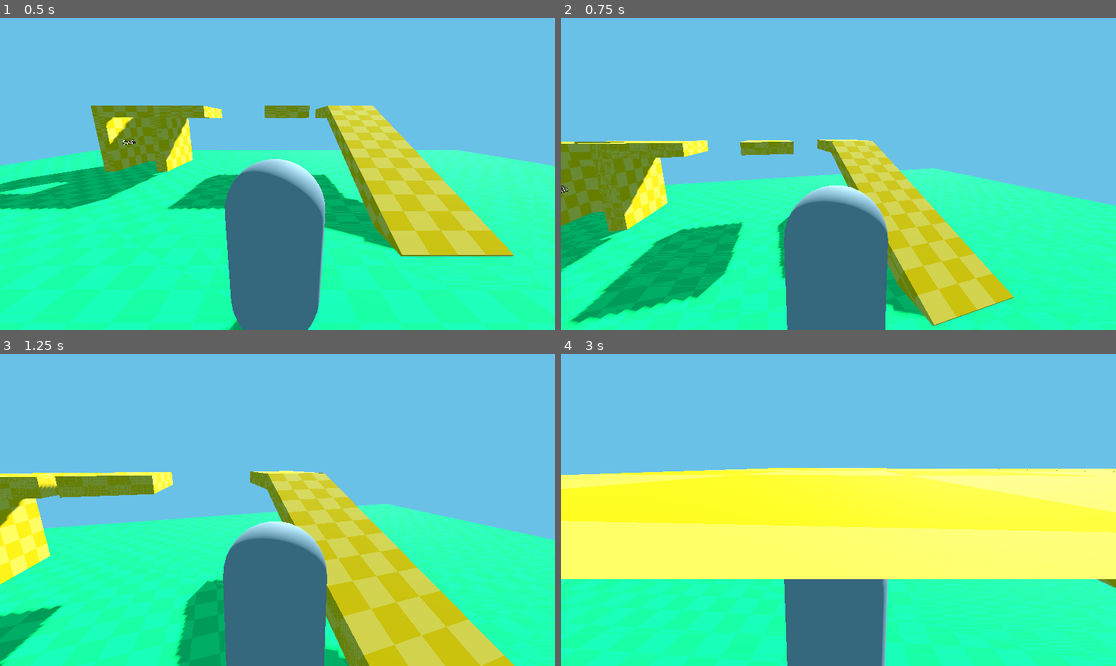
Above: before the commit, frames 1-4 (two rows, left to right).
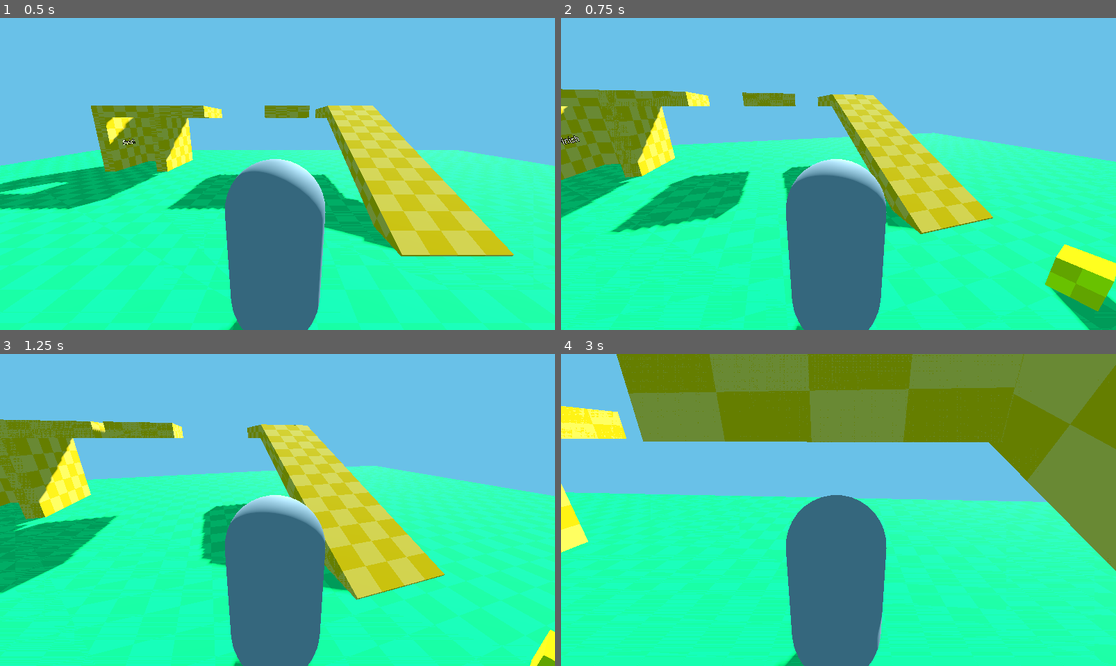
Above: after the commit, the same moments.

Repository: wagenrace/return-to-sender
Game: Godot game, scene res://world.tscn
The game is run twice, just before and just after one commit, with the same random seed, the same clock (stepped at 60 frames per second) and the same inputs.
Inputs (mouse positions are in pixels of both pictures, inside the frame that each line leads up to):
- Up to frame 1 (0.5 s): no input
- Up to frame 2 (0.75 s): tap Enter (ui_accept) at 0.5, 0.6 s; move the mouse to (866, 174) at 0.52 s; hold W (move_forward) from 0.53 s (still down)
- Up to frame 3 (1.25 s): keep holding W (move_forward); tap Enter (ui_accept) at 0.77, 1.07 s
- Up to frame 4 (3 s): keep holding W (move_forward); move the mouse to (810, 510) at 1.27 s; tap Enter (ui_accept) at 1.35, 1.52, 1.82, 2.1, 2.85 s; move the mouse to (849, 503) at 2.02 s; move the mouse to (832, 516) at 2.77 s

Frame 1 is identical in both runs. In frame 2, 40% of the frame differs, in the area x 0-100%, y 22-100%; in frame 3, 37%; in frame 4, 63%, in the area x 0-100%, y 0-100%.

Commit message:
make player move like it goes to water

Diff:
--- a/character_new.gd
+++ b/character_new.gd
@@ -1,9 +1,7 @@
 extends CharacterBody3D
 
 const SPEED = 5.0
-const JUMP_VELOCITY = 4.5
-const FRICTION = 25
-const HORIZONTAL_ACCELERATION = 30
+const HORIZONTAL_ACCELERATION = 3
 const MAX_SPEED=5
 # Get the gravity from the project settings to be synced with RigidBody nodes.
 var gravity = ProjectSettings.get_setting("physics/3d/default_gravity")
@@ -18,8 +16,6 @@
 func _unhandled_input(event):
 	if event is InputEventMouseMotion and Input.mouse_mode==Input.MOUSE_MODE_CAPTURED:
 		rotate_y(-event.relative.x * .005)
-		camera.rotate_x(-event.relative.y * .005)
-		camera.rotation.x = -0.12828170002
 
 func _unhandled_key_input(event):
 	if Input.is_action_just_pressed("ui_cancel"):
@@ -32,10 +28,6 @@
 	# Add the gravity.
 	if not is_on_floor():
 		velocity.y -= gravity * delta
-
-	# Handle Jump.
-	if Input.is_action_just_pressed("ui_accept") and is_on_floor() and Input.mouse_mode==Input.MOUSE_MODE_CAPTURED:
-		velocity.y += JUMP_VELOCITY
 
 	# Get the input direction and handle the movement/deceleration.
 	# As good practice, you should replace UI actions with custom gameplay actions.
Not shown, changed: .gitignore
